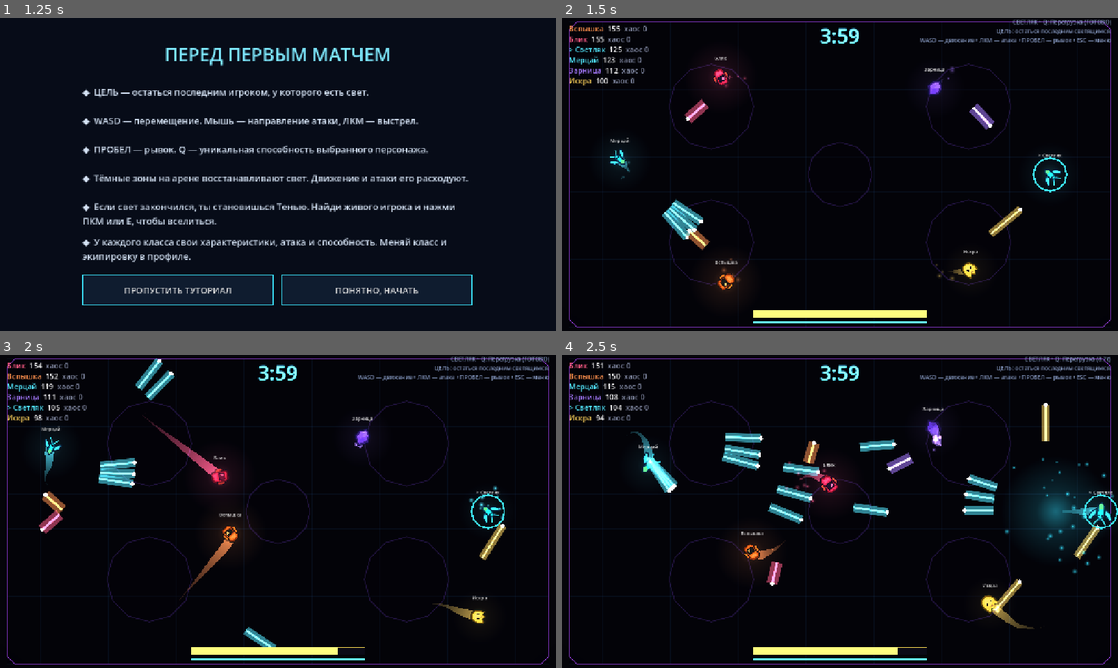
Above: before the commit, frames 1-4 (two rows, left to right).
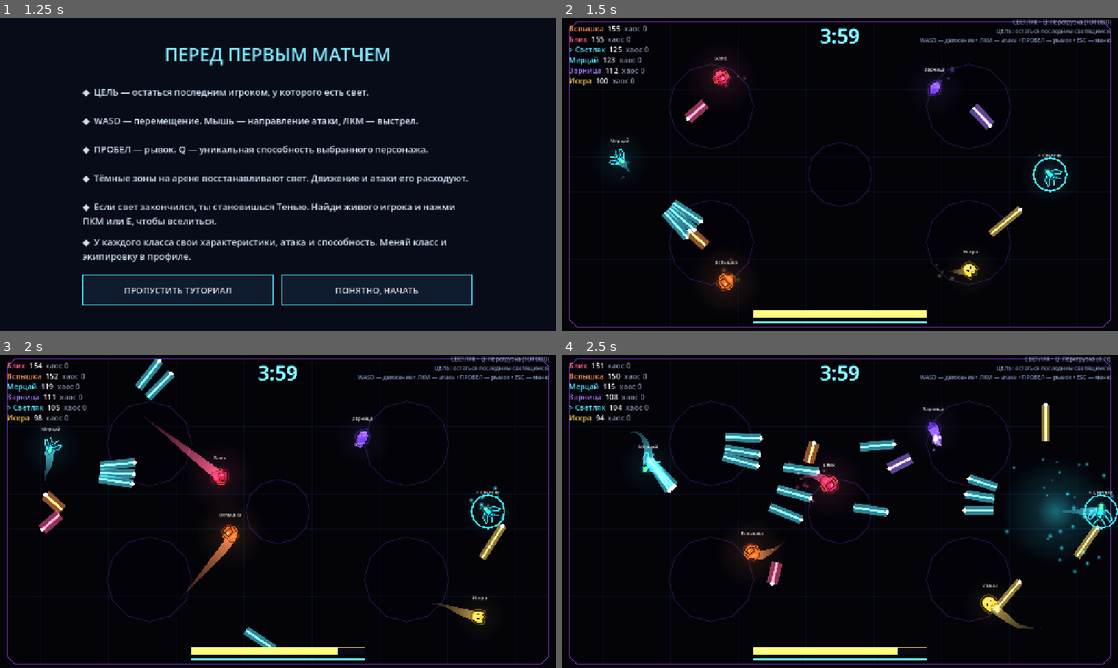
Above: after the commit, the same moments.

Repository: DvoreZZKy/svetobalamut
Game: Godot game, scene res://scenes/menu.tscn
The game is run twice, just before and just after one commit, with the same random seed, the same clock (stepped at 60 frames per second) and the same inputs.
Inputs (mouse positions are in pixels of both pictures, inside the frame that each line leads up to):
- Up to frame 1 (1.25 s): click "Играть одному (с ботами)" at 0.5 s
- Up to frame 2 (1.5 s): click "ПОНЯТНО, НАЧАТЬ" at 1.25 s
- Up to frame 3 (2 s): no input
- Up to frame 4 (2.5 s): tap Enter (restart) at 2 s; move the mouse to (962, 495) at 2.02 s; hold D (right) from 2.03 s (still down); tap Q (ability) at 2.1 s; click (962, 495) at 2.17 s

Frame 1 is identical in both runs. In frame 2, 0.5% of the frame differs, in the area x 8-90%, y 16-88%; in frame 3, 0.5%; in frame 4, 0.5%, in the area x 14-100%, y 20-83%.

Commit message:
Redraw characters as neon wireframe silhouettes and fit class-specific gear

Diff:
--- a/scripts/vector_actor.gd
+++ b/scripts/vector_actor.gd
@@ -19,11 +19,26 @@
 
 func _poly(points: Array, color: Color, outline := true) -> void:
 	var p := PackedVector2Array(points)
-	draw_colored_polygon(p, color)
 	if outline:
+		# Полупрозрачная грань и яркий контур: персонаж выглядит как неоновый чертёж.
+		var fill := color
+		fill.a = 0.075
+		draw_colored_polygon(p, fill)
 		var closed := p.duplicate()
 		closed.append(p[0])
-		draw_polyline(closed, Color("#11182b"), 2.5, true)
+		var edge := color
+		edge.a = 0.96
+		draw_polyline(closed, edge, 2.2, true)
+	else:
+		draw_colored_polygon(p, color)
+
+func _hat(points: Array, color: Color) -> void:
+	var offsets := [Vector2(0, -5), Vector2.ZERO, Vector2(0, -2), Vector2.ZERO]
+	var scales := [0.78, 0.94, 0.9, 0.92]
+	var transformed: Array = []
+	for point in points:
+		transformed.append(Vector2(point.x * scales[kind], point.y * scales[kind]) + offsets[kind])
+	_poly(transformed, color)
 
 func _draw() -> void:
 	var dark := tint.darkened(0.58)
@@ -66,29 +81,28 @@
 			_poly([Vector2(0,0),Vector2(13,4),Vector2(0,18),Vector2(-2,3)], tint.darkened(0.12), false)
 			_poly([Vector2(0,-20),Vector2(-10,-10),Vector2(-13,4),Vector2(-2,3)], tint.lightened(0.25), false)
 			draw_line(Vector2(-7,-10),Vector2(0,-17),Color.WHITE,1.8,true)
-	# Geometric costume overlay.
+	# Одежда строится по силуэту конкретного класса, а не одной юбкой для всех.
 	if outfit > 0:
 		var cloth: Color = [Color("#26334f"), Color("#f4d35e"), Color("#3ddc97"), Color("#f05d9b"), Color("#d6e4ff")][outfit]
-		match outfit:
-			1:
-				_poly([Vector2(-13,-1),Vector2(13,-1),Vector2(11,14),Vector2(5,19),Vector2(-5,19),Vector2(-11,14)], cloth)
-				draw_line(Vector2(0,0),Vector2(0,16),Color.WHITE,2.0,true)
-			2:
-				_poly([Vector2(-15,0),Vector2(15,0),Vector2(11,17),Vector2(-11,17)], cloth)
-				for yy in [-8,0,8]:
-					draw_line(Vector2(-10,yy),Vector2(10,yy),Color("#26334f"),2.0,true)
-			3:
-				_poly([Vector2(-12,-3),Vector2(12,-3),Vector2(16,17),Vector2(0,12),Vector2(-16,17)], cloth)
-				draw_line(Vector2(-9,2),Vector2(9,2),Color.WHITE,2.0,true)
-			4:
-				_poly([Vector2(-10,-3),Vector2(10,-3),Vector2(17,22),Vector2(0,16),Vector2(-17,22)], cloth)
-	# Hats are separate angular silhouettes above the head.
+		match kind:
+			0: # Светляк — нагрудная обвязка, не закрывающая брюшко и крылья.
+				_poly([Vector2(-7,-8),Vector2(-4,-12),Vector2(4,-12),Vector2(7,-8),Vector2(5,3),Vector2(0,7),Vector2(-5,3)], cloth)
+				draw_line(Vector2(-5,-5), Vector2(5,4), Color.WHITE, 1.8, true)
+				draw_line(Vector2(5,-5), Vector2(-5,4), Color.WHITE, 1.8, true)
+			1: # Капсула — бронепластины по корпусу.
+				_poly([Vector2(-12,-8),Vector2(-8,-14),Vector2(8,-14),Vector2(12,-8),Vector2(10,12),Vector2(5,17),Vector2(-5,17),Vector2(-10,12)], cloth)
+				draw_line(Vector2(0,-12),Vector2(0,14),Color.WHITE,1.8,true)
+			2: # Призрак — короткий геометрический плащ, повторяющий волнистый низ.
+				_poly([Vector2(-12,-2),Vector2(12,-2),Vector2(15,10),Vector2(8,7),Vector2(2,14),Vector2(-5,8),Vector2(-12,14)], cloth)
+			3: # Кристалл — фасетированная грудная вставка.
+				_poly([Vector2(0,-12),Vector2(10,-5),Vector2(7,8),Vector2(0,14),Vector2(-7,8),Vector2(-10,-5)], cloth)
+	# Шапки привязаны к масштабу и высоте головы выбранного силуэта.
 	match hat:
 		1:
-			_poly([Vector2(-15,-21),Vector2(-11,-33),Vector2(-4,-27),Vector2(0,-39),Vector2(5,-27),Vector2(12,-33),Vector2(16,-21)], Color("#ffd65c"))
+			_hat([Vector2(-15,-21),Vector2(-11,-33),Vector2(-4,-27),Vector2(0,-39),Vector2(5,-27),Vector2(12,-33),Vector2(16,-21)], Color("#ffd65c"))
 		2:
-			_poly([Vector2(-17,-22),Vector2(17,-22),Vector2(12,-32),Vector2(-12,-32)], Color("#e85e7e"))
+			_hat([Vector2(-17,-22),Vector2(17,-22),Vector2(12,-32),Vector2(-12,-32)], Color("#e85e7e"))
 		3:
-			_poly([Vector2(-15,-21),Vector2(-25,-35),Vector2(-5,-27),Vector2(0,-21),Vector2(7,-27),Vector2(25,-35),Vector2(15,-21)], Color("#b88cff"))
+			_hat([Vector2(-15,-21),Vector2(-25,-35),Vector2(-5,-27),Vector2(0,-21),Vector2(7,-27),Vector2(25,-35),Vector2(15,-21)], Color("#b88cff"))
 		4:
-			_poly([Vector2(-16,-26),Vector2(-10,-39),Vector2(0,-44),Vector2(10,-39),Vector2(16,-26),Vector2(9,-30),Vector2(-9,-30)], Color("#9cefff"))
+			_hat([Vector2(-16,-26),Vector2(-10,-39),Vector2(0,-44),Vector2(10,-39),Vector2(16,-26),Vector2(9,-30),Vector2(-9,-30)], Color("#9cefff"))
